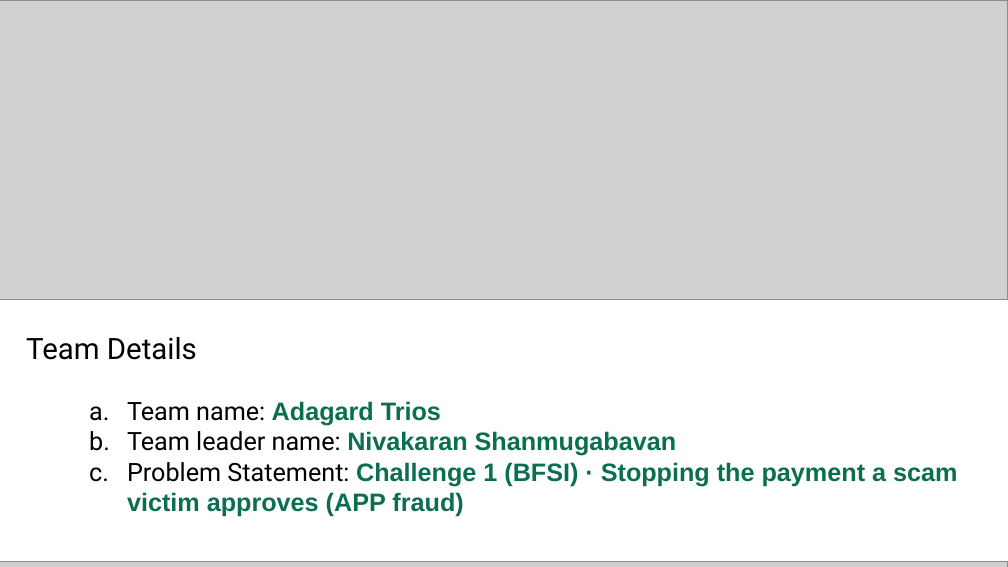
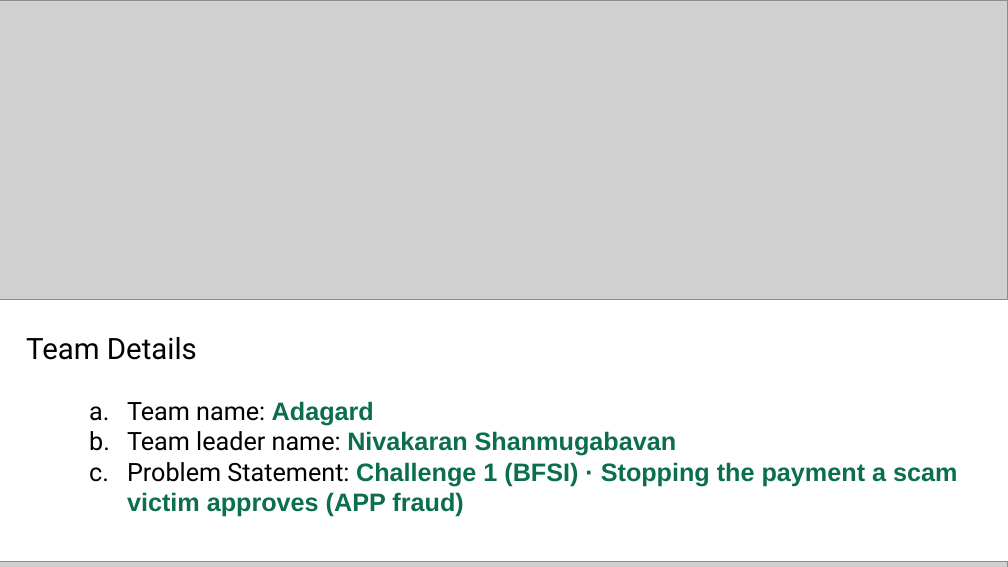
Before and after one commit to Adagard-Trios/AI-Buildathon-2026, a slide deck: slide 1 of docs/deck/FirstStep_AI_Builder_Cup_2026.pptx. Drawn at 1008x567 pixels with LibreOffice and Linux fonts; fonts in the diff are those of the drawing; grey boxes stand for pictures. Boxes give left, top, right and bottom in pixels: in the first picture for what was removed or moved away, otherwise in the second. Text is boxed around its words. In the diff, an @@ line names an element or a change of style, - is before the commit and + after.

Commit message:
Deck: team name Adagard

```diff
--- a/docs/deck/FirstStep_AI_Builder_Cup_2026.pptx
+++ b/docs/deck/FirstStep_AI_Builder_Cup_2026.pptx
@@ text at (127,401,374,426): text changed; font Arial to Roboto; text colour #0B6E4F to #000000; bold off @@
-  a. Team name: Adagard Trios
+  a. Team name: Adagard
```
Also in this commit, not shown: 2 other files.
